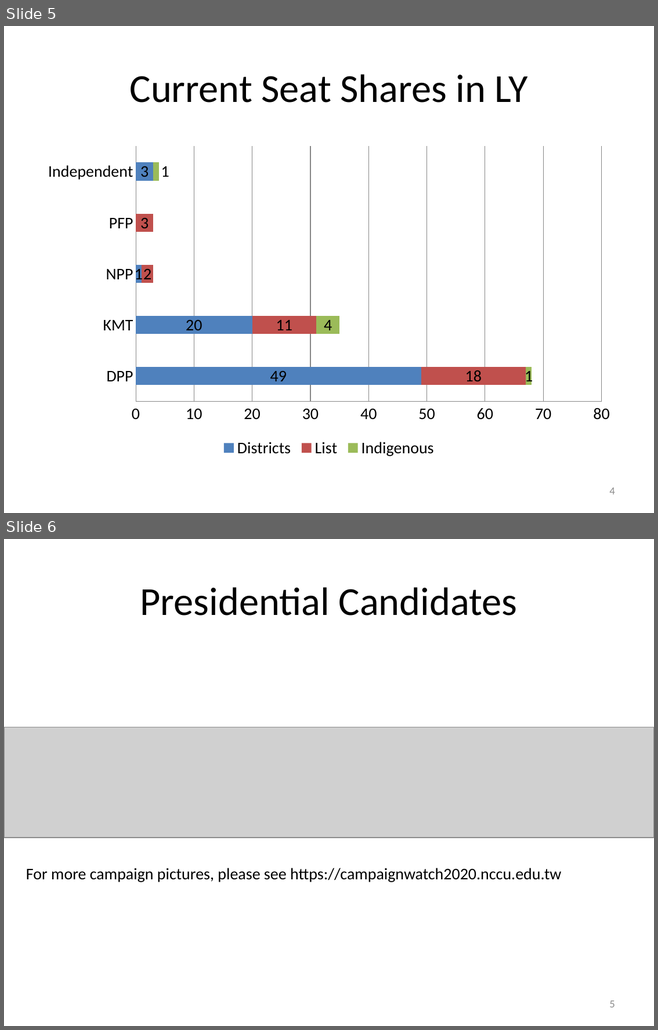
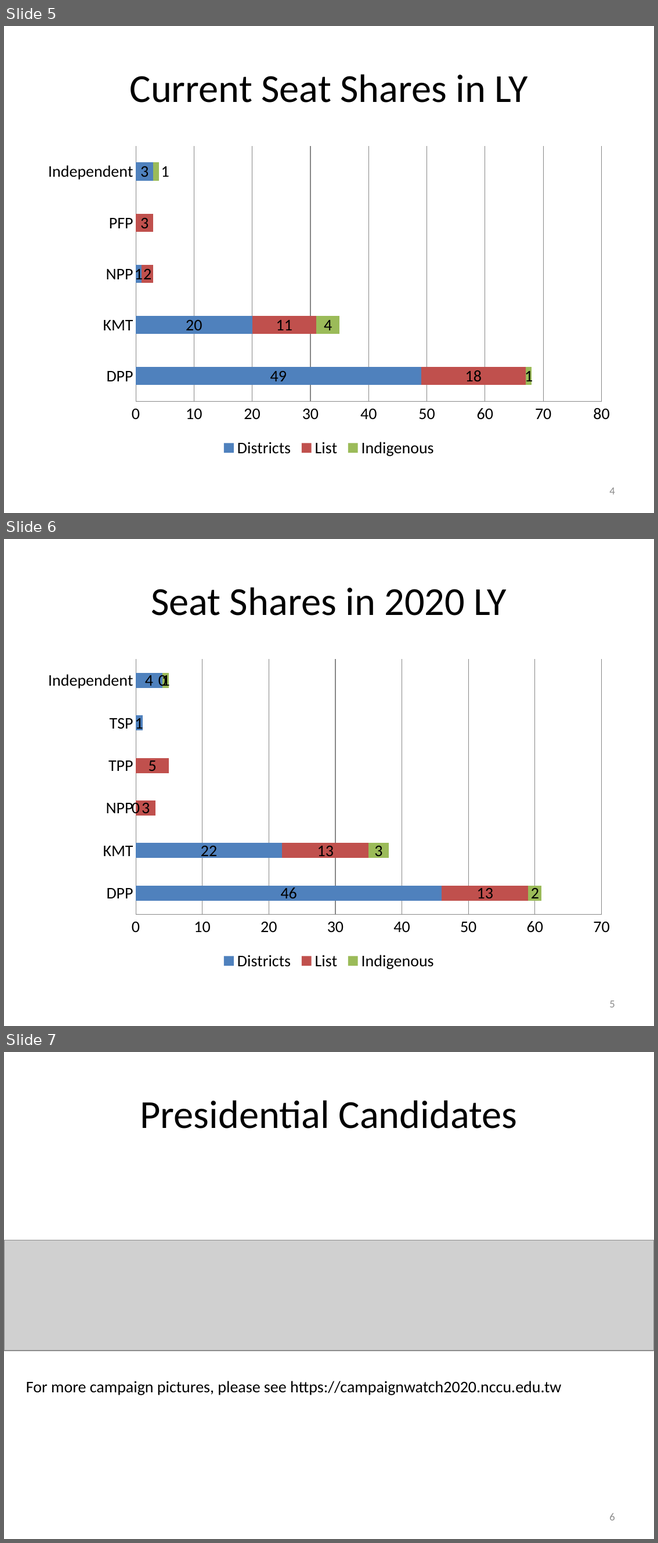
Before and after one commit to TsaiChiahung/ESC, a slide deck: PPT/Presentation_Election_2020(rev01032020).pptx. Shown one above the other, each under a label of ours: slides 5 and 6 before the commit, slides 5, 6 and 7 after it. The pictures are 658x1030 and 658x1543 pixels, drawn with LibreOffice and Linux fonts; fonts in the diff are those of the drawing; grey boxes stand for pictures. Boxes give left, top, right and bottom in pixels: in the first picture for what was removed or moved away, otherwise in the second. Text is boxed around its words. In the diff, an @@ line names an element or a change of style, - is before the commit and + after.

```diff
--- a/PPT/Presentation_Election_2020(rev01032020).pptx
+++ b/PPT/Presentation_Election_2020(rev01032020).pptx
@@ slide 6 added at bbox=[4, 539, 654, 1026], background #FFFFFF @@
@@ title added at bbox=[151, 587, 507, 616], 44 pt, text #000000 @@
+Seat Shares in 2020 LY
@@ bar stacked chart added at bbox=[36, 653, 621, 974] @@
+categories: DPP, KMT, NPP, TPP, TSP, Independent
+Districts: 46, 22, 0, 0, 1, 4
+List: 13, 13, 3, 5, -, 0
+Indigenous: 2, 3, 0, 0, -, 1
@@ page number added at bbox=[609, 1001, 614, 1008], 12 pt, text #8C8C8C @@
+5
@@ what was slide 6 is now slide 7 @@
@@ page number at bbox=[609, 1513, 614, 1521]: text changed @@
-5
+6
```
Also in this commit, not shown: 1 slide changed, 1 other slide added, 1 slide removed.
